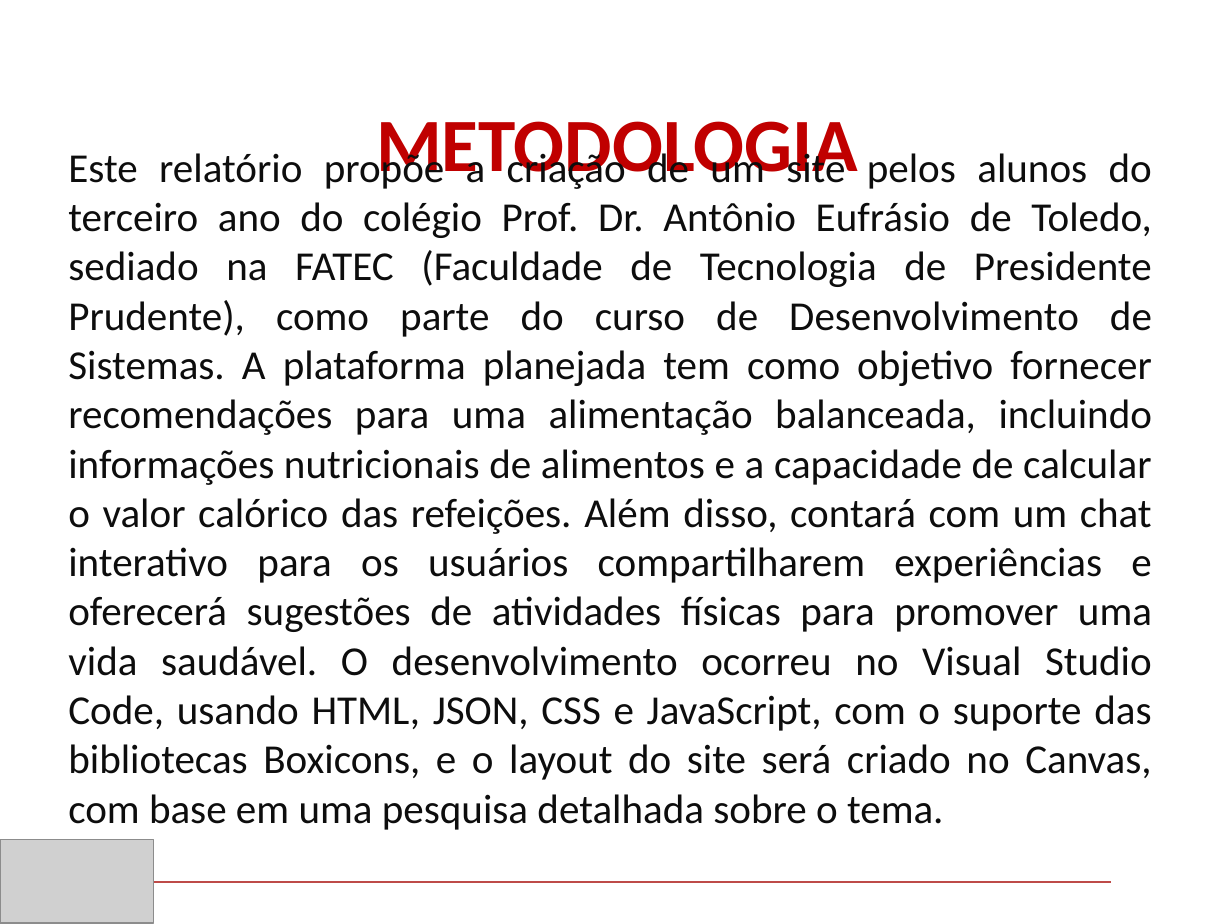
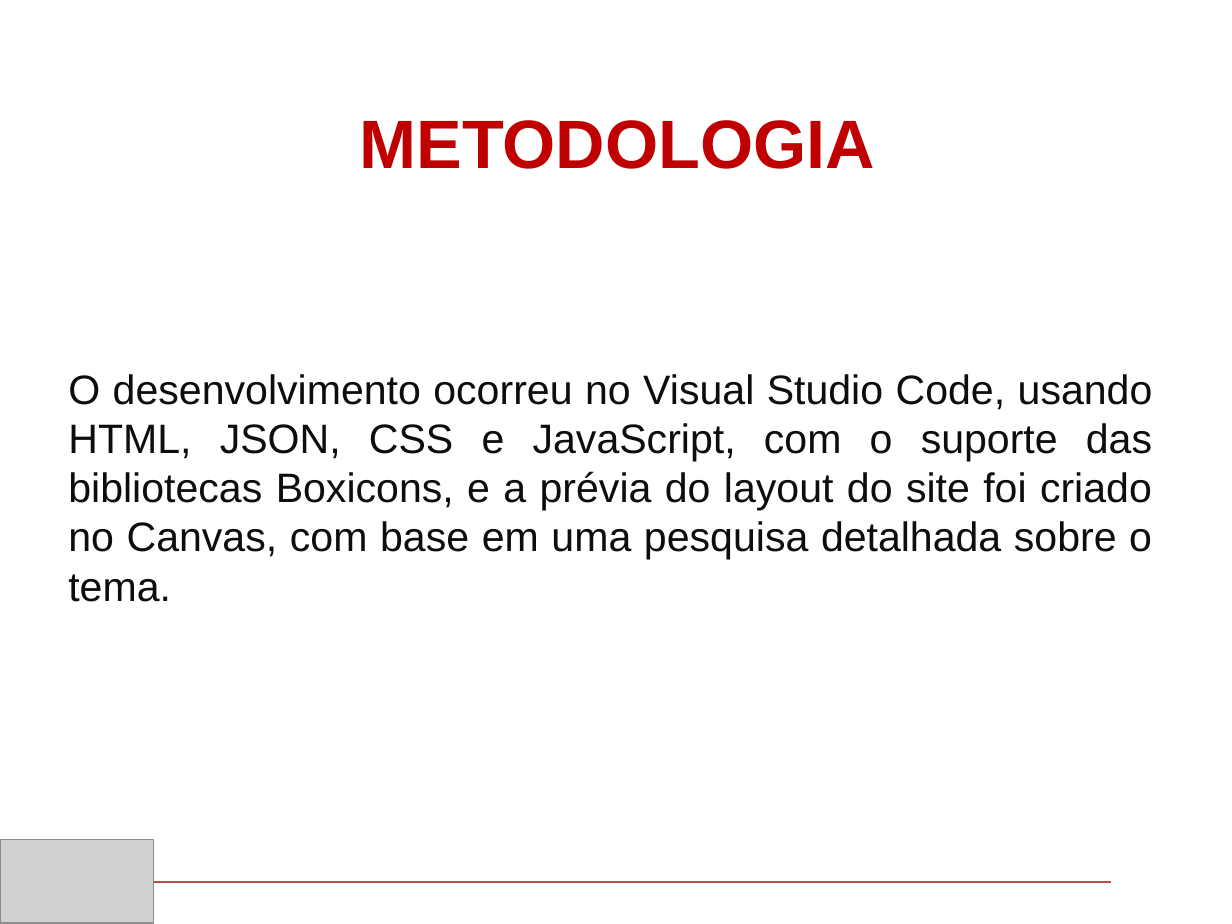
Before and after one commit to Ma2903/TCC--Escrito-e-design, a slide deck: slide 7 of powerpoint.pptx. Drawn at 1232x924 pixels with LibreOffice and Linux fonts; fonts in the diff are those of the drawing; grey boxes stand for pictures; background and template pictures are left out. Boxes give left, top, right and bottom in pixels: in the first picture for what was removed or moved away, otherwise in the second. Text is boxed around its words. In the diff, an @@ line names an element or a change of style, - is before the commit and + after.

```diff
--- a/powerpoint.pptx
+++ b/powerpoint.pptx
@@ title "METODOLOGIA" at [360, 120, 875, 169]: size 44 to 40 pt, font Calibri to Arial @@
@@ text at [68, 374, 1153, 602]: text changed; font Calibri to Arial @@
-Este relatório propõe a criação de um site pelos alunos do terceiro ano do colégio Prof. Dr. Antônio Eufrásio de Toledo, sediado na FATEC (Faculdade de Tecnologia de Presidente Prudente), como parte do curso de Desenvolvimento de Sistemas. A plataforma planejada tem como objetivo fornecer recomendações para uma alimentação balanceada, incluindo informações nutricionais de alimentos e a capacidade de calcular o valor calórico das refeições. Além disso, contará com um chat interativo para os usuários compartilharem experiências e oferecerá sugestões de atividades físicas para promover uma vida saudável. O desenvolvimento ocorreu no Visual Studio Code, usando HTML, JSON, CSS e JavaScript, com o suporte das bibliotecas Boxicons, e o layout do site será criado no Canvas, com base em uma pesquisa detalhada sobre o tema.
+O desenvolvimento ocorreu no Visual Studio Code, usando HTML, JSON, CSS e JavaScript, com o suporte das bibliotecas Boxicons, e a prévia do layout do site foi criado no Canvas, com base em uma pesquisa detalhada sobre o tema.
```
Also in this commit, not shown: 4 other slides changed, 7 slides added, 5 slides removed, 1 other file.
